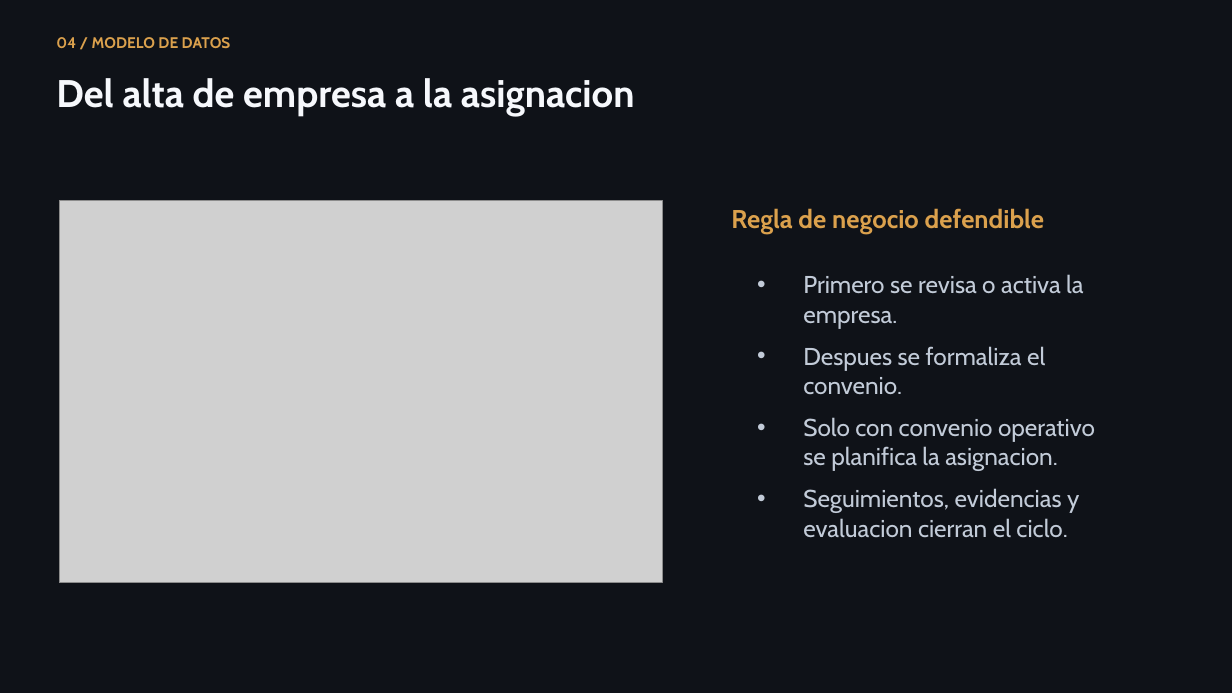
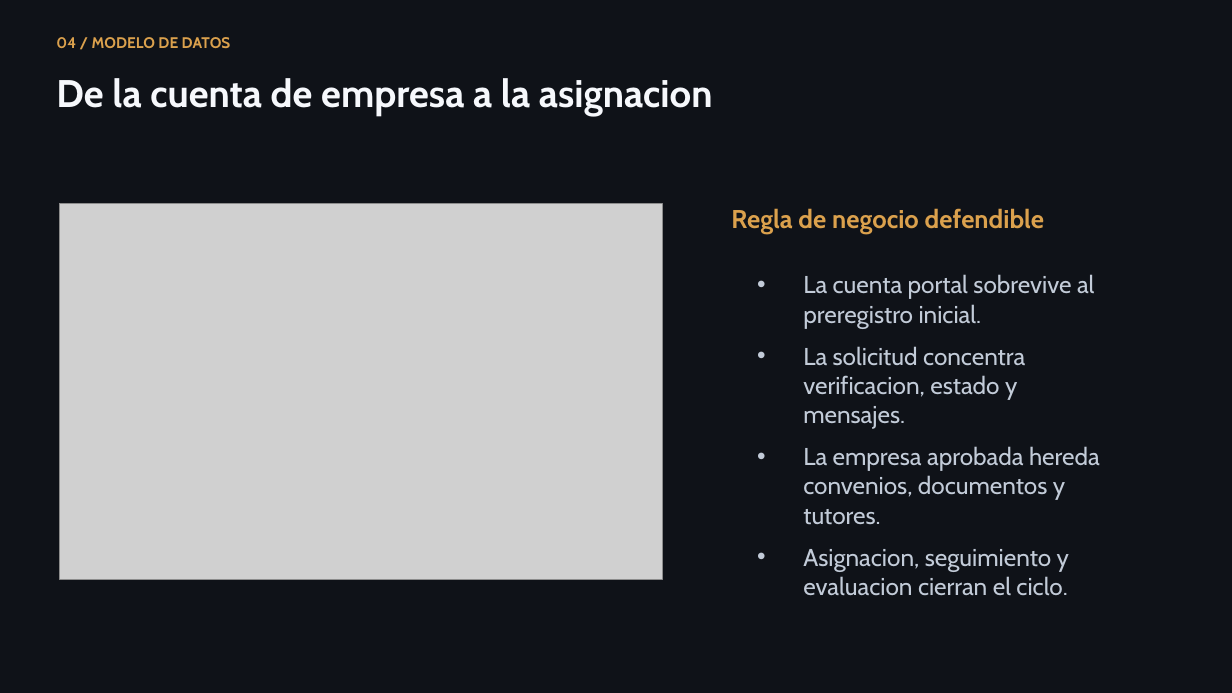
Before and after one commit to lmendez861/TFG-Agora, a slide deck: slide 5 of docs/presentacion-defensa-final.pptx. Drawn at 1232x693 pixels with LibreOffice and Linux fonts; fonts in the diff are those of the drawing; grey boxes stand for pictures. Boxes give left, top, right and bottom in pixels: in the first picture for what was removed or moved away, otherwise in the second. Text is boxed around its words. In the diff, an @@ line names an element or a change of style, - is before the commit and + after.

```diff
--- a/docs/presentacion-defensa-final.pptx
+++ b/docs/presentacion-defensa-final.pptx
@@ text at (x1=56, y1=78, x2=713, y2=117): text changed @@
-Del alta de empresa a la asignacion
+De la cuenta de empresa a la asignacion
@@ picture resized from (x1=59, y1=201, x2=663, y2=583) to (x1=59, y1=204, x2=663, y2=579) @@
@@ text at (x1=803, y1=274, x2=1100, y2=596): text changed @@
-• Primero se revisa o activa la empresa.
-• Despues se formaliza el convenio.
-• Solo con convenio operativo se planifica la asignacion.
-• Seguimientos, evidencias y evaluacion cierran el ciclo.
+• La cuenta portal sobrevive al preregistro inicial.
+• La solicitud concentra verificacion, estado y mensajes.
+• La empresa aprobada hereda convenios, documentos y tutores.
+• Asignacion, seguimiento y evaluacion cierran el ciclo.
```
Also in this commit, not shown: 3 other slides changed, 8 slides added, 7 slides removed, 20 other files.
